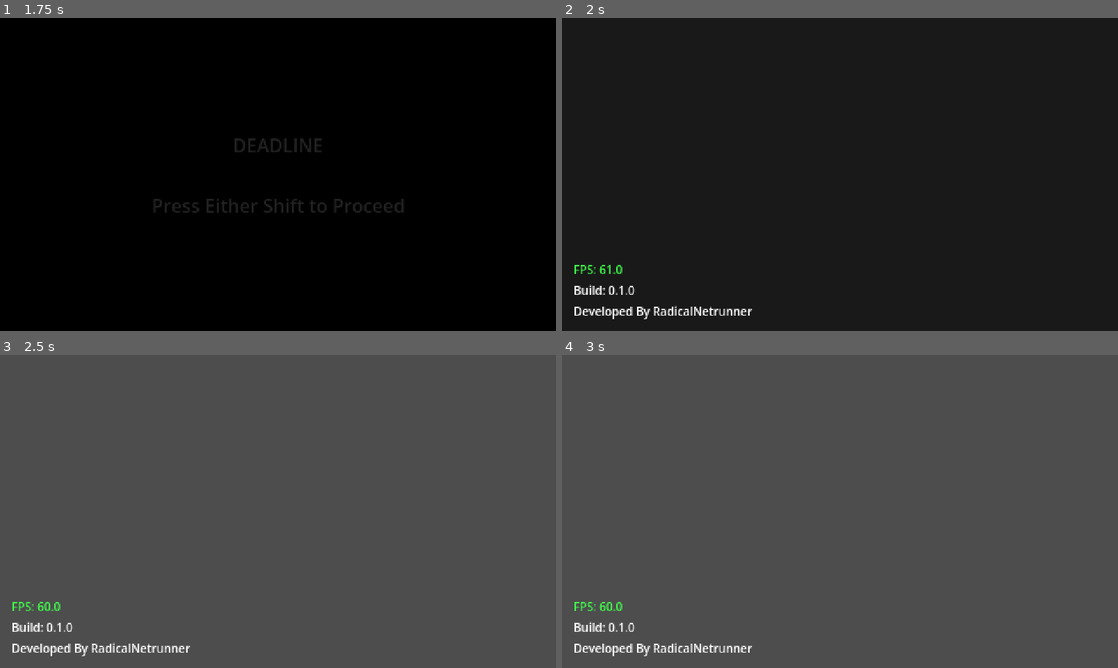
Above: before the commit, frames 1-4 (two rows, left to right).
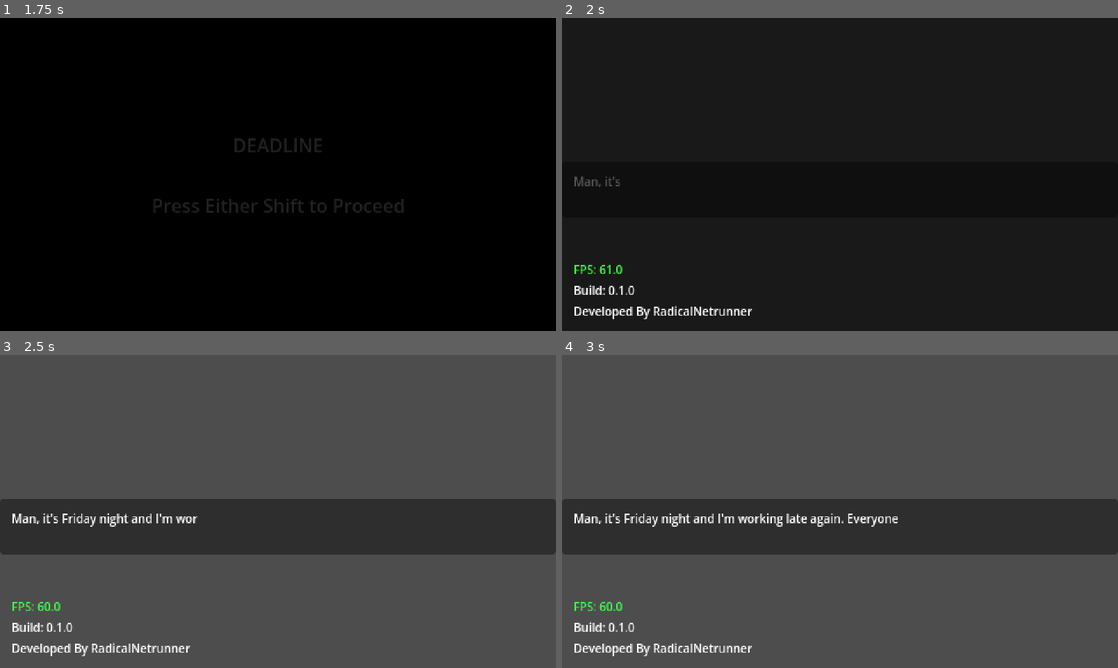
Above: after the commit, the same moments.

Repository: mcneiljv/game-off-2026
Game: Godot game, scene res://src/core/main_game/title_screen.tscn
Same seed, same stepped clock (60 frames per second), same inputs: the game is played once before the commit and once after it.
Inputs:
- Up to frame 1 (1.75 s): tap Enter at 1.25 s; hold Shift (left_shift) from 1.28 s (still down)
- Up to frame 2 (2 s): keep holding Shift (left_shift)
- Up to frame 3 (2.5 s): release Shift (left_shift) at 2.03 s
- Up to frame 4 (3 s): no input

Frame 1 is identical in both runs. In frame 2, less than 0.1% of the frame differs, in the area x 2-11%, y 50-54%; in frame 3, 18%, in the area x 0-100%, y 46-64%; in frame 4, 18%.

Commit message:
Add SFX audio bus; Add sound of keyboard clicking; Update dialog.

Diff:
--- a/assets/data/dialog.json
+++ b/assets/data/dialog.json
@@ -1,11 +1,15 @@
 [
   {
-    "type": "typing",
-    "text": "[color=red]Lorem ipsum[/color] dolor sit amet, consectetuer adipiscing elit."
+    "type": "dialog",
+    "text": "Man, it's Friday night and I'm working late again. Everyone else left hours ago, but I have a deadline to meet."
   },
   {
     "type": "dialog",
-    "text": "Donec quam felis, ultricies nec, pellentesque eu, pretium quis, sem. Donec quam felis, ultricies nec, pellentesque eu, pretium quis, sem."
+    "text": "I also forgot to eat... Oh well, this should only take about an hour."
+  },
+  {
+    "type": "typing",
+    "text": "Random stupid buzzword business logic gross."
   },
   {
     "type": "typing",
@@ -13,6 +17,6 @@
   },
   {
     "type": "dialog",
-    "text": "This is some wacky text that I'm adding to test the JSON."
+    "text": "[color=red]Yes boss :)[/color]"
   }
 ]
--- a/default_bus_layout.tres
+++ b/default_bus_layout.tres
@@ -7,3 +7,9 @@
 bus/1/bypass_fx = false
 bus/1/volume_db = -0.030508041
 bus/1/send = &"Master"
+bus/2/name = &"SFX"
+bus/2/solo = false
+bus/2/mute = false
+bus/2/bypass_fx = false
+bus/2/volume_db = 0.0
+bus/2/send = &"Master"
--- a/project.godot
+++ b/project.godot
@@ -14,6 +14,10 @@
 config/version="0.1.0"
 run/main_scene="uid://dv4effx2wg27c"
 config/features=PackedStringArray("4.7", "Forward Plus")
+
+[audio]
+
+buses/default_bus_layout="uid://syfrvqmi8vc"
 
 [autoload]
 
--- a/src/core/main_game/main.tscn
+++ b/src/core/main_game/main.tscn
@@ -4,6 +4,7 @@
 [ext_resource type="PackedScene" uid="uid://cnih6qr78gvty" path="res://src/debug/debug_overlay.tscn" id="1_l4v7s"]
 [ext_resource type="Script" uid="uid://bj4w8kp4t2elj" path="res://src/core/main_game/monitor.gd" id="2_h7gx0"]
 [ext_resource type="AudioStream" uid="uid://5rbn4aq3x7md" path="res://assets/audio/creepy-ambience.mp3" id="4_xijci"]
+[ext_resource type="AudioStream" uid="uid://bnpq1pqoc5wqa" path="res://assets/audio/keyboard-key.wav" id="5_yuwmb"]
 
 [node name="MainGame" type="Node" unique_id=1457933192]
 process_mode = 3
@@ -59,7 +60,11 @@
 offset_bottom = -60.0
 grow_vertical = 0
 
-[node name="AudioStreamPlayer" type="AudioStreamPlayer" parent="." unique_id=1174880499]
+[node name="Ambience" type="AudioStreamPlayer" parent="." unique_id=1174880499]
 stream = ExtResource("4_xijci")
 autoplay = true
 bus = &"Ambient"
+
+[node name="KeyboardClick" type="AudioStreamPlayer" parent="." unique_id=2062109141]
+stream = ExtResource("5_yuwmb")
+bus = &"SFX"
--- a/src/core/main_game/main_game.gd
+++ b/src/core/main_game/main_game.gd
@@ -14,9 +14,10 @@
 var last_key_pressed: Keys = Keys.NONE
 var selected_dialog_block: int = 0
 
-@onready var dialog_box_node: PanelContainer = get_node("DialogBox")
-@onready var dialog_label_node: Monitor = get_node("%DialogLabel")
-@onready var monitor_node: Monitor = get_node("Monitor")
+@onready var dialog_box_node: PanelContainer = $DialogBox
+@onready var dialog_label_node: Monitor = %DialogLabel
+@onready var monitor_node: Monitor = $Monitor
+@onready var keyboard_click: AudioStreamPlayer = $KeyboardClick
 
 
 # Called when the node enters the scene tree for the first time.
@@ -64,6 +65,9 @@
 	_current_selected_node().advance_reveal(key)
 	if current_game_state == GameState.DIALOG:
 		dialog_box_node.visible = true
+	if current_game_state == GameState.TYPING:
+		keyboard_click.play()
+
 	valid_key_press.emit(key)
 
 
Not shown, changed: assets/audio/CREDITS.txt
Not shown, added: assets/audio/keyboard-key.wav.import
Not shown, added: assets/audio/keyboard-key.wav
